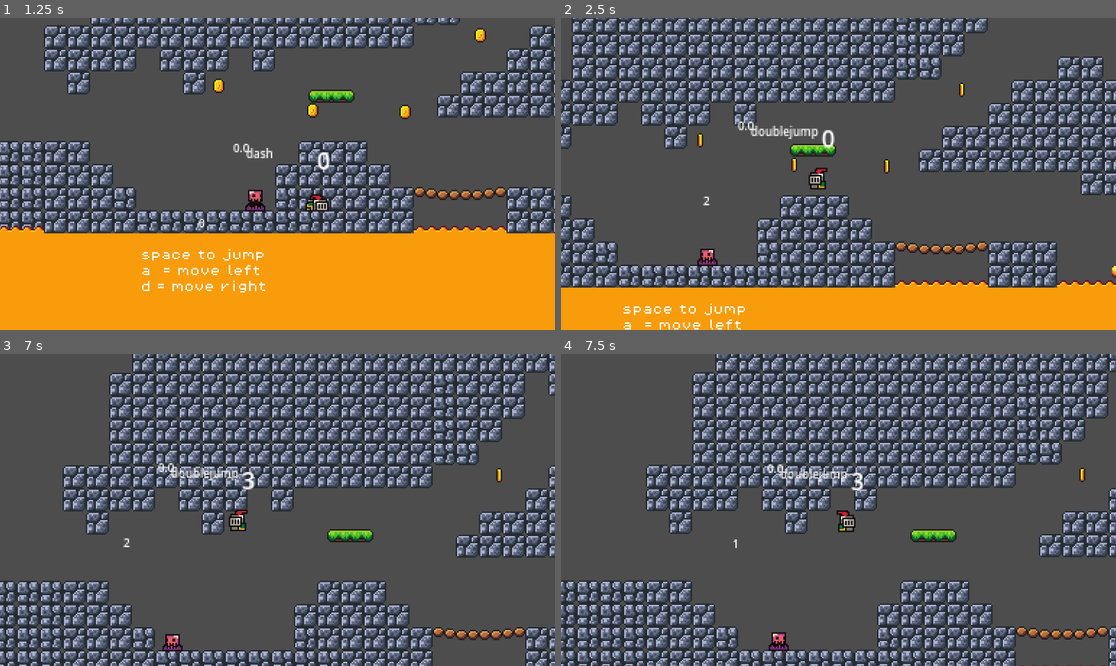
Above: before the commit, frames 1-4 (two rows, left to right).
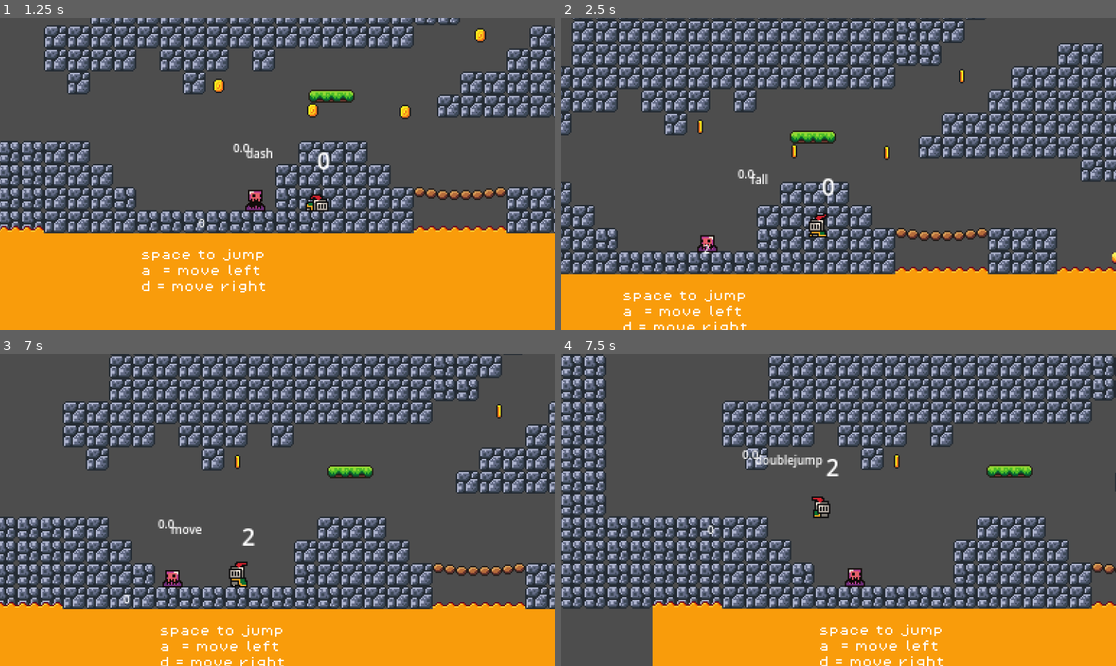
Above: after the commit, the same moments.

Repository: BIGO0o/Gold-1
Game: Godot game, scene res://Scenes/game.tscn
Same seed, same stepped clock (60 frames per second), same inputs: the game is played once before the commit and once after it.
Inputs:
- Up to frame 1 (1.25 s): hold D (move_right) from 0.53 s (still down); hold Caps Lock (dash) from 0.53 s (still down); tap Space (jump) at 0.77, 0.8, 1.07 s
- Up to frame 2 (2.5 s): release Caps Lock (dash) at 1.28 s; tap Space (jump) at 1.35, 1.52, 1.82, 2.3 s; tap Caps Lock (dash) at 1.55 s; release D (move_right) at 2.03 s; hold A (move_left) from 2.03 s (still down); hold Caps Lock (dash) from 2.03 s (still down)
- Up to frame 3 (7 s): release A (move_left) at 2.78 s; release Caps Lock (dash) at 2.78 s; hold D (move_right) 2.78-4.28 s; tap Shift (run) at 2.85, 5.85 s; tap Space (jump) at 3.02, 3.32, 3.77, 3.8, 4.07, 4.35, 4.52, 4.82, 5.3, 6.02, 6.32, 6.77, 6.8 s; tap Caps Lock (dash) at 3.05, 4.55, 6.05 s; hold Caps Lock (dash) 3.53-4.28 s; hold A (move_left) 4.28-5.03 s; hold D (move_right) 5.03-5.78 s; hold Caps Lock (dash) 5.03-5.78 s; hold A (move_left) from 5.78 s (still down); hold Caps Lock (dash) from 6.53 s (still down)
- Up to frame 4 (7.5 s): tap Space (jump) at 7.07, 7.35 s; release A (move_left) at 7.28 s; release Caps Lock (dash) at 7.28 s; hold D (move_right) from 7.28 s (still down)

Frame 1 is identical in both runs. In frame 2, 39% of the frame differs, in the area x 0-100%, y 0-100%; in frame 3, 63%; in frame 4, 66%.

Commit message:
add cyote timer

Diff:
--- a/Scenes/game.gd
+++ b/Scenes/game.gd
@@ -1,4 +1,4 @@
 extends Node
 
 func _process(delta: float) -> void:
-	print(Engine.get_frames_per_second())
+	##print(Engine.get_frames_per_second())
--- a/Scenes/game.tscn
+++ b/Scenes/game.tscn
@@ -1,7 +1,6 @@
-[gd_scene load_steps=19 format=4 uid="uid://ck8im0uaqjiki"]
+[gd_scene load_steps=18 format=4 uid="uid://ck8im0uaqjiki"]
 
 [ext_resource type="PackedScene" uid="uid://btfei6t8fvvpo" path="res://player/Player.tscn" id="1_7obu2"]
-[ext_resource type="Script" uid="uid://cnlbe4a4i1ugj" path="res://Scenes/game.gd" id="1_ldgsr"]
 [ext_resource type="Texture2D" uid="uid://wblfy2p6k3i" path="res://brackeys_platformer_assets/sprites/world_tileset.png" id="3_7ewx5"]
 [ext_resource type="PackedScene" uid="uid://dopqqsvfudwhi" path="res://Scenes/platform_dark.tscn" id="3_ffamx"]
 [ext_resource type="PackedScene" uid="uid://c3ogi10gtxmb0" path="res://Scenes/platform.tscn" id="4_yrayt"]
@@ -378,7 +377,6 @@
 distance = -33.0
 
 [node name="Game" type="Node"]
-script = ExtResource("1_ldgsr")
 
 [node name="Voorgrond" type="TileMapLayer" parent="."]
 position = Vector2(-1, -14)
--- a/player/Player.tscn
+++ b/player/Player.tscn
@@ -337,6 +337,7 @@
 dash_curve = SubResource("Curve_aniqv")
 dash_cooldown_timer = NodePath("TIMERS/DashCooldownTimer")
 coyoteTimer = NodePath("TIMERS/CoyoteTimer")
+coyoteTimerLenght = 0.2
 
 [node name="animations" type="AnimatedSprite2D" parent="."]
 sprite_frames = SubResource("SpriteFrames_80aaa")
@@ -377,11 +378,12 @@
 dash_state = NodePath("../dash")
 animation_name = "jump"
 
-[node name="fall" type="Node" parent="state_machine" node_paths=PackedStringArray("idle_state", "move_state", "doublejump_state", "dash_state")]
+[node name="fall" type="Node" parent="state_machine" node_paths=PackedStringArray("idle_state", "move_state", "doublejump_state", "jump_state", "dash_state")]
 script = ExtResource("7_33qlx")
 idle_state = NodePath("../idle")
 move_state = NodePath("../move")
 doublejump_state = NodePath("../doublejump")
+jump_state = NodePath("../jump")
 dash_state = NodePath("../dash")
 animation_name = "fall"
 
@@ -453,3 +455,4 @@
 one_shot = true
 
 [node name="CoyoteTimer" type="Timer" parent="TIMERS"]
+one_shot = true
--- a/player/States/doublejump.gd
+++ b/player/States/doublejump.gd
@@ -15,6 +15,7 @@
 ## calls the parent class: Enter() with super
 func enter() -> void:
 	super()
+	PlayerStats.doubleJump+=1
 	parent.velocity.y = -parent.jump_force ## sets the velocity to a negative which makes the postion fall
 
 func process_input(event: InputEvent) -> State:
--- a/player/States/fall.gd
+++ b/player/States/fall.gd
@@ -7,10 +7,16 @@
 @export
 var doublejump_state : State
 @export
+var jump_state : State
+@export
 var dash_state : State
 
 
 func process_input(event: InputEvent) -> State:
+	if Input.is_action_just_pressed("jump") and parent.coyoteTimer.time_left >0 and PlayerStats.doubleJump<1:
+		PlayerStats.doubleJump+=1
+		print("jump")
+		return jump_state
 	if Input.is_action_just_pressed('jump') and not parent.is_on_floor() and PlayerStats.doubleJump<2 and parent.doubleJump:
 		PlayerStats.doubleJump+=1
 		print("double jump state")
--- a/player/States/move.gd
+++ b/player/States/move.gd
@@ -13,7 +13,7 @@
 
 
 func process_input(event: InputEvent) -> State:
-	if Input.is_action_just_pressed('jump') and parent.is_on_floor():
+	if Input.is_action_just_pressed('jump') and (parent.is_on_floor() or parent.coyoteTimer.time_left >0):
 		PlayerStats.doubleJump+=1
 		print("jump state")
 		return jump_state
@@ -43,9 +43,11 @@
 	parent.velocity.x = movement
 	parent.move_and_slide()
 
+ 	##update coyote timer
 
 
 	if !parent.is_on_floor():
+		parent.coyoteTimer.start(parent.coyoteTimerLenght)
 		print("FALL state")
 		return fall_state
 	return null
--- a/player/player.gd
+++ b/player/player.gd
@@ -35,6 +35,7 @@
 ##TIMERS
 @export var dash_cooldown_timer: Timer
 @export var coyoteTimer: Timer
+@export var coyoteTimerLenght: float
 
 
 
@@ -48,6 +49,7 @@
 	state_machine.process_input(event)
 
 func _physics_process(delta: float) -> void:
+	print(coyoteTimer.time_left)
 	state_machine.process_physics(delta)
 
 func _process(delta: float) -> void:
--- a/project.godot
+++ b/project.godot
@@ -18,6 +18,10 @@
 [autoload]
 
 PlayerStats="*res://Singleton/player_stats.gd"
+
+[display]
+
+window/size/mode=1
 
 [input]
 
